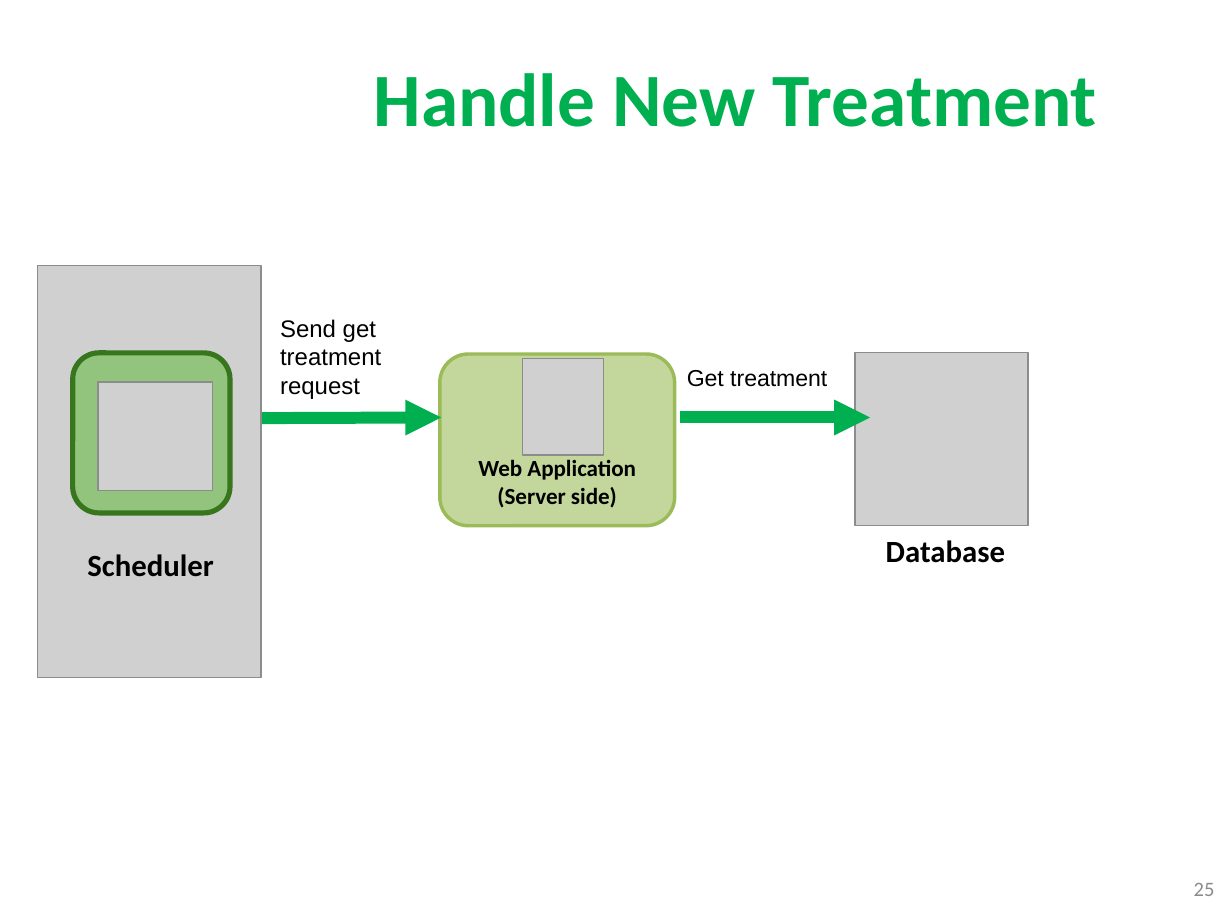
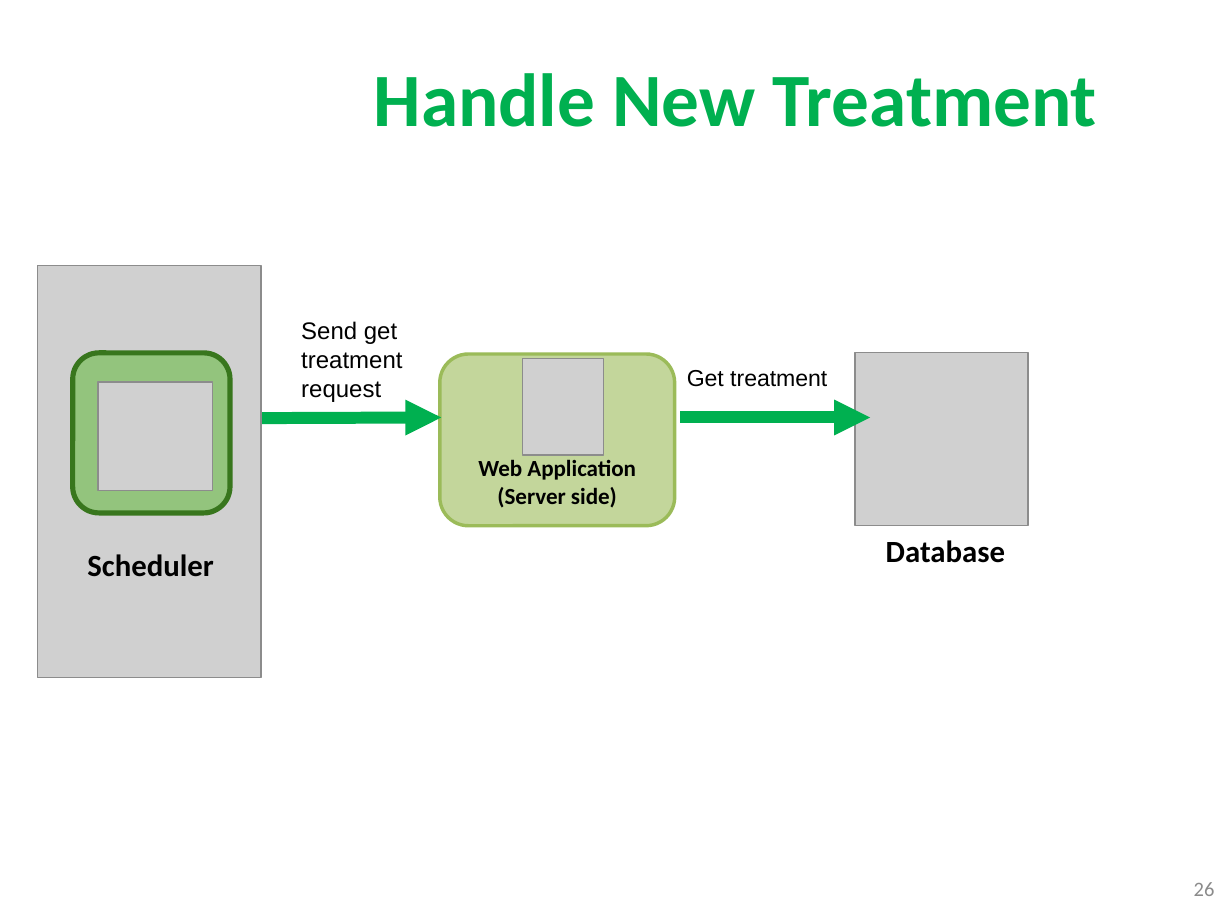
Before and after one commit to quantdse60878/HSTS, a slide deck: slide 26 of docs/Temperature Presentation/Khuong/khuong3.pptx (slide 25 before the commit). Drawn at 1232x924 pixels with LibreOffice and Linux fonts; fonts in the diff are those of the drawing; grey boxes stand for pictures; background and template pictures are left out. Boxes give left, top, right and bottom in pixels: in the first picture for what was removed or moved away, otherwise in the second. Text is boxed around its words. In the diff, an @@ line names an element or a change of style, - is before the commit and + after.

```diff
--- a/docs/Temperature Presentation/Khuong/khuong3.pptx
+++ b/docs/Temperature Presentation/Khuong/khuong3.pptx
@@ text "Send get treatment request": place and size @@
-text "Send get treatment request" at <box>280,319,381,399</box>
+text "Send get treatment request" at <box>301,321,402,402</box>
@@ page number at <box>1194,882,1215,896</box>: text changed @@
-25
+26
```
Also in this commit, not shown: 25 other slides changed, 2 slides added, 6 slides removed.
